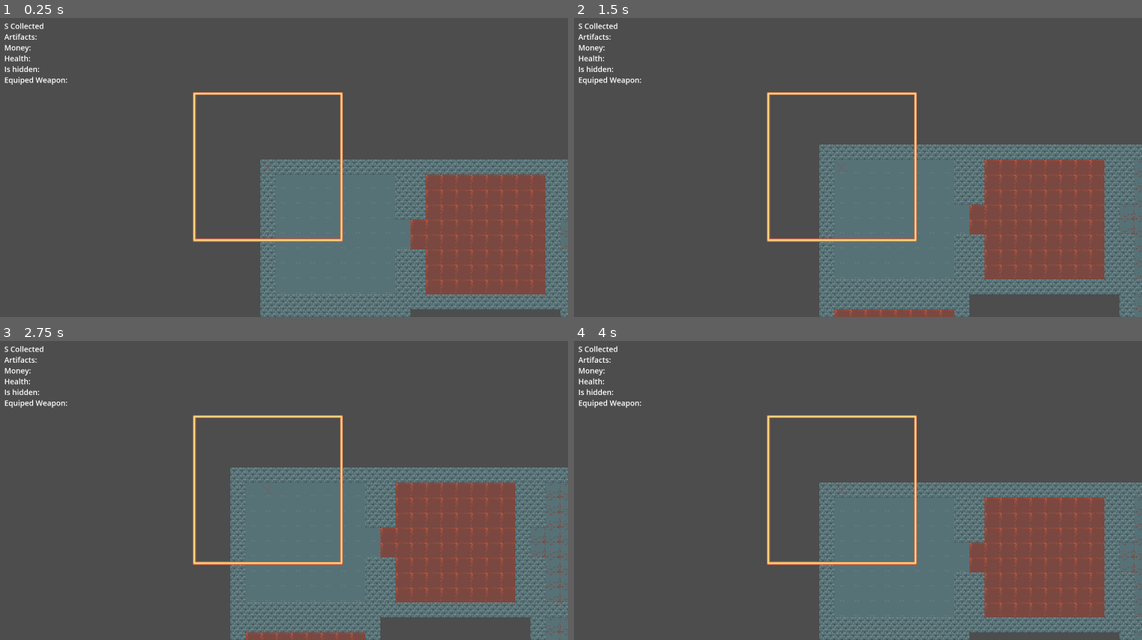
Above: before the commit, frames 1-4 (two rows, left to right).
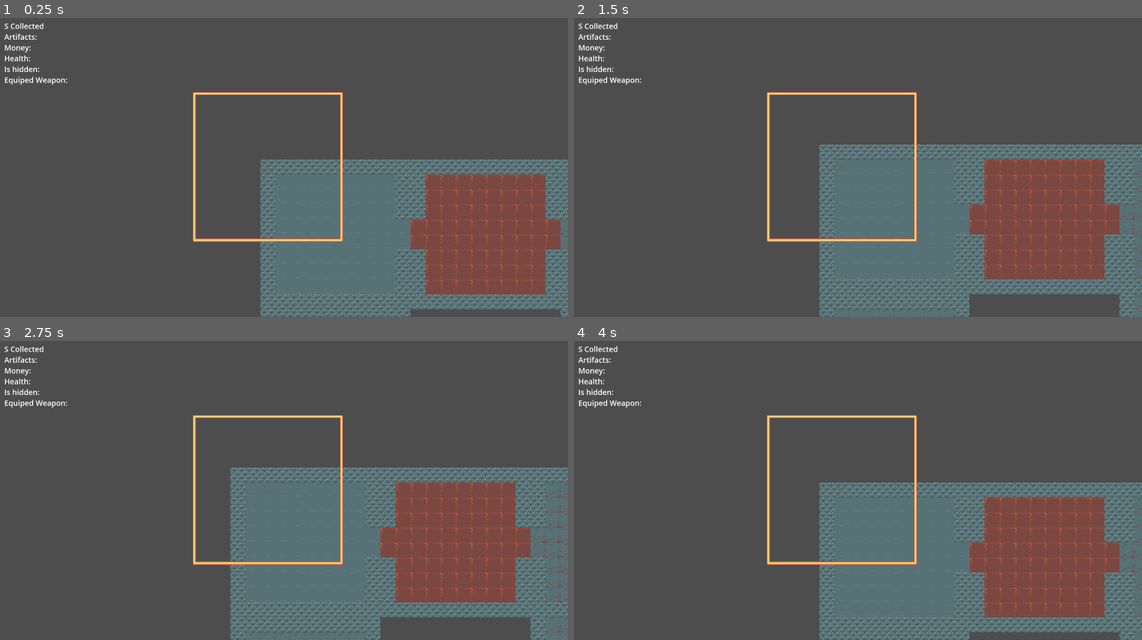
Above: after the commit, the same moments.

Repository: milomccarty99/ld-58
Game: Godot game, scene res://scenes/world.tscn
Same seed, same stepped clock (60 frames per second), same inputs: the game is played once before the commit and once after it.
Inputs:
- Up to frame 1 (0.25 s): no input
- Up to frame 2 (1.5 s): tap Enter at 0.5 s; hold D (right) 0.53-1.28 s; tap Space at 1.25 s; hold S (down) from 1.28 s (still down)
- Up to frame 3 (2.75 s): tap Enter at 2 s; release S (down) at 2.03 s; hold D (right) from 2.03 s (still down)
- Up to frame 4 (4 s): tap Space at 2.75 s; release D (right) at 2.78 s; hold W (up) 2.78-3.53 s; tap Enter at 3.5 s; hold A (left) from 3.53 s (still down)

The runs differ from the first frame. In frame 1, 0.3% of the frame differs, in the area x 96-99%, y 67-78%; in frame 2, 0.8%, in the area x 45-97%, y 62-100%; in frame 3, 0.8%; in frame 4, 0.3%.

Commit message:
modified world processing

Diff:
--- a/scenes/level.gd
+++ b/scenes/level.gd
@@ -1,6 +1,6 @@
 extends Node2D
-var width = 10
-var height = 10
+var width = 5
+var height = 5
 var level_room_noise = FastNoiseLite.new()
 var m
 var included
@@ -10,7 +10,7 @@
 var room_scene_preload = preload("res://scenes/room.tscn")
 @onready
 var enter_room = Vector2(0,0)
-var exit_room = Vector2(9,9)
+var exit_room = Vector2(4,4)
 var extra_interests # Brutus, Supply Closet, Janitor room ;;; be sure to check against in existing room -- esp. themed rooms
 var doors
 var door_count = 0
@@ -58,29 +58,39 @@
 func look_for_walls(room : Vector2)->int:
 	var index_id = m[room.x + width * room.y]
 	var running_total = 0
-	if (is_room_valid(Vector2(room.x , room.y - 1)) and index_id == m[room.x + width * (room.y - 1)]) :
+	if (is_room_valid(Vector2(room.x , room.y - 1)) and index_id == m[room.x + width * (room.y - 1)]) : #up
 		running_total += 1
-	if (is_room_valid(Vector2(room.x - 1, room.y)) and index_id == m[(room.x - 1) + width * room.y]) :
+	if (is_room_valid(Vector2(room.x - 1, room.y)) and index_id == m[(room.x - 1) + width * room.y]) : #left
 		running_total += 2
-	if (is_room_valid(Vector2(room.x ,room.y + 1)) and index_id == m[room.x + width * (room.y + 1)]) :
+	if (is_room_valid(Vector2(room.x ,room.y + 1)) and index_id == m[room.x + width * (room.y + 1)]) : #down
 		running_total += 4
-	if (is_room_valid(Vector2(room.x + 1, room.y)) and index_id == m[(room.x + 1) + width * room.y]) :
+	if (is_room_valid(Vector2(room.x + 1, room.y)) and index_id == m[(room.x + 1) + width * room.y]) : # right
 		running_total += 8
 
 	return running_total
 
-func look_for_doors(room : Vector2)->String:
+func look_for_doors(room : Vector2)->Array:
+	var dirs = []
+	var dirs_size = 0
 	for i in range(0,door_count):
 		if room.x == doors[i].x and room.y == doors[i].y:
 			if room.x < doors[i].z:
-				return "right"
+				dirs_size +=1
+				dirs.resize(dirs_size)
+				dirs[dirs_size - 1] = "right"
 			elif room.x > doors[i].z:
-				return "left"
+				dirs_size +=1
+				dirs.resize(dirs_size)
+				dirs[dirs_size - 1] = "left"
 			elif room.y < doors[i].w:
-				return "up"
+				dirs_size +=1
+				dirs.resize(dirs_size)
+				dirs[dirs_size - 1] = "up"
 			else:
-				return "down"
-	return "none"
+				dirs_size +=1
+				dirs.resize(dirs_size)
+				dirs[dirs_size - 1] = "down"
+	return dirs
 
 func find_next_room_in_path(to_room : Vector2)->bool:
 	 # find next nearest room to an existing included point
@@ -100,7 +110,7 @@
 						closest_distance = distance
 						closest_included_room_point = Vector2(i,j)
 						# N,S,E,W but in random order
-						for iter in range(1, 5):
+						for iter in range(0, 4):
 							var order = rng.randi() % 4
 							if order == 0 and is_room_valid(Vector2(i,j - 1)) and distance > abs(i - to_room.x) + abs(j - to_room.y - 1) :
 								closest_new_room_point = Vector2(i,j - 1)
@@ -141,7 +151,7 @@
 	for i in range(0, width):
 		for j in range(0,height):
 			var strength = level_room_noise.get_noise_2d(i,j) #.get_noise_2D()
-			if strength < 0.1 :
+			if strength < 0.2 :
 				#tileMap.set_cell(Vector2(i,j), 1, Vector2(3,1))
 				#sjoin_rooms(Vector2(i,j), Vector2(i,j-1))
 				pass
--- a/scenes/room.gd
+++ b/scenes/room.gd
@@ -9,8 +9,8 @@
 var ss_i = 1
 var floor_sample = Vector2(3, 6)
 var wall_sample = Vector2(0, 0)
-var door_dir = "none"
-var walls = 15
+var door_dir = ["none"]
+var walls = 0
 @onready
 var tileMap = $"../../TileMapLayer"
 
@@ -23,31 +23,32 @@
 		for j in range(0, height):
 			tileMap.set_cell(Vector2(start_point.x * width + i,start_point.y * height + j),ss_i, floor_sample)
 			var running_walls = walls
-			if i == 0 and running_walls % 8 == running_walls: # left wall
+			if i == width - 1 and running_walls % 8 == running_walls: # right wall
 				tileMap.set_cell(Vector2(start_point.x * width + i, start_point.y * height + j), ss_i, wall_sample)
 			running_walls = running_walls % 8
-			if  j == height - 1 and running_walls % 4 == running_walls: # upper wall
+			if  j == height - 1 and running_walls % 4 == running_walls: # down wall
 				tileMap.set_cell(Vector2(start_point.x * width + i, start_point.y * height + j), ss_i, wall_sample)
 			running_walls = running_walls % 4
-			if i == width - 1 and running_walls % 2 == running_walls: # right wall
+			if i == 0 and running_walls % 2 == running_walls: # left wall
 				tileMap.set_cell(Vector2(start_point.x * width + i, start_point.y * height + j), ss_i, wall_sample)
 			running_walls = running_walls % 2
-			if j == 0 and running_walls % 1 == running_walls: # bottom wall
+			if j == 0 and running_walls % 1 == running_walls: # up  wall
 				tileMap.set_cell(Vector2(start_point.x * width + i, start_point.y * height + j), ss_i, wall_sample)
 			else:
 				pass
-	if door_dir == "up":
-		tileMap.set_cell(Vector2(start_point.x * width + 5 , start_point.y * height + 0), ss_i, floor_sample)#tileMap.set_cell(Vector2(i,j),1,Vector2(3,1)) # floor
-		tileMap.set_cell(Vector2(start_point.x * width + 4 , start_point.y * height + 0), ss_i, floor_sample)#tileMap.set_cell(Vector2(i,j),1,Vector2(3,1)) # floor
-	elif door_dir == "down" :
-		tileMap.set_cell(Vector2(start_point.x * width + 5 , start_point.y * height + height), ss_i, floor_sample)#tileMap.set_cell(Vector2(i,j),1,Vector2(3,1)) # floor
-		tileMap.set_cell(Vector2(start_point.x * width + 4 , start_point.y * height + height), ss_i, floor_sample)#tileMap.set_cell(Vector2(i,j),1,Vector2(3,1)) # floor
-	elif door_dir == "left":
-		tileMap.set_cell(Vector2(start_point.x * width + 0 , start_point.y * height + 5), ss_i, floor_sample)#tileMap.set_cell(Vector2(i,j),1,Vector2(3,1)) # floor
-		tileMap.set_cell(Vector2(start_point.x * width + 0 , start_point.y * height + 4), ss_i, floor_sample)#tileMap.set_cell(Vector2(i,j),1,Vector2(3,1)) # floorpass #	if i == start.x or j == start.y or i == end.x -1 or j == end.y -1 :
-	elif door_dir == "right":
-		tileMap.set_cell(Vector2(start_point.x * width + width - 1 , start_point.y * height + 5), ss_i, floor_sample)#tileMap.set_cell(Vector2(i,j),1,Vector2(3,1)) # floor
-		tileMap.set_cell(Vector2(start_point.x * width + width - 1 , start_point.y * height + 4), ss_i, floor_sample)
-		pass #tileMap.set_cell(Vector2(i,j), 1, Vector2(0,1)) # wall
+	for i in range(0, door_dir.size()):
+		if door_dir[i] == "down":
+			tileMap.set_cell(Vector2(start_point.x * width + 5 , start_point.y * height + 0), ss_i, floor_sample)#tileMap.set_cell(Vector2(i,j),1,Vector2(3,1)) # floor
+			tileMap.set_cell(Vector2(start_point.x * width + 4 , start_point.y * height + 0), ss_i, floor_sample)#tileMap.set_cell(Vector2(i,j),1,Vector2(3,1)) # floor
+		elif door_dir[i] == "up" :
+			tileMap.set_cell(Vector2(start_point.x * width + 5 , start_point.y * height + height -1), ss_i, floor_sample)#tileMap.set_cell(Vector2(i,j),1,Vector2(3,1)) # floor
+			tileMap.set_cell(Vector2(start_point.x * width + 4 , start_point.y * height + height -1), ss_i, floor_sample)#tileMap.set_cell(Vector2(i,j),1,Vector2(3,1)) # floor
+		elif door_dir[i] == "left":
+			tileMap.set_cell(Vector2(start_point.x * width, start_point.y * height + 5), ss_i, floor_sample)#tileMap.set_cell(Vector2(i,j),1,Vector2(3,1)) # floor
+			tileMap.set_cell(Vector2(start_point.x * width, start_point.y * height + 4), ss_i, floor_sample)#tileMap.set_cell(Vector2(i,j),1,Vector2(3,1)) # floorpass #	if i == start.x or j == start.y or i == end.x -1 or j == end.y -1 :
+		elif door_dir[i] == "right":
+			tileMap.set_cell(Vector2(start_point.x * width + width - 1 , start_point.y * height + 5), ss_i, floor_sample)#tileMap.set_cell(Vector2(i,j),1,Vector2(3,1)) # floor
+			tileMap.set_cell(Vector2(start_point.x * width + width - 1 , start_point.y * height + 4), ss_i, floor_sample)
+		#pass #tileMap.set_cell(Vector2(i,j), 1, Vector2(0,1)) # wall
 
 	pass
